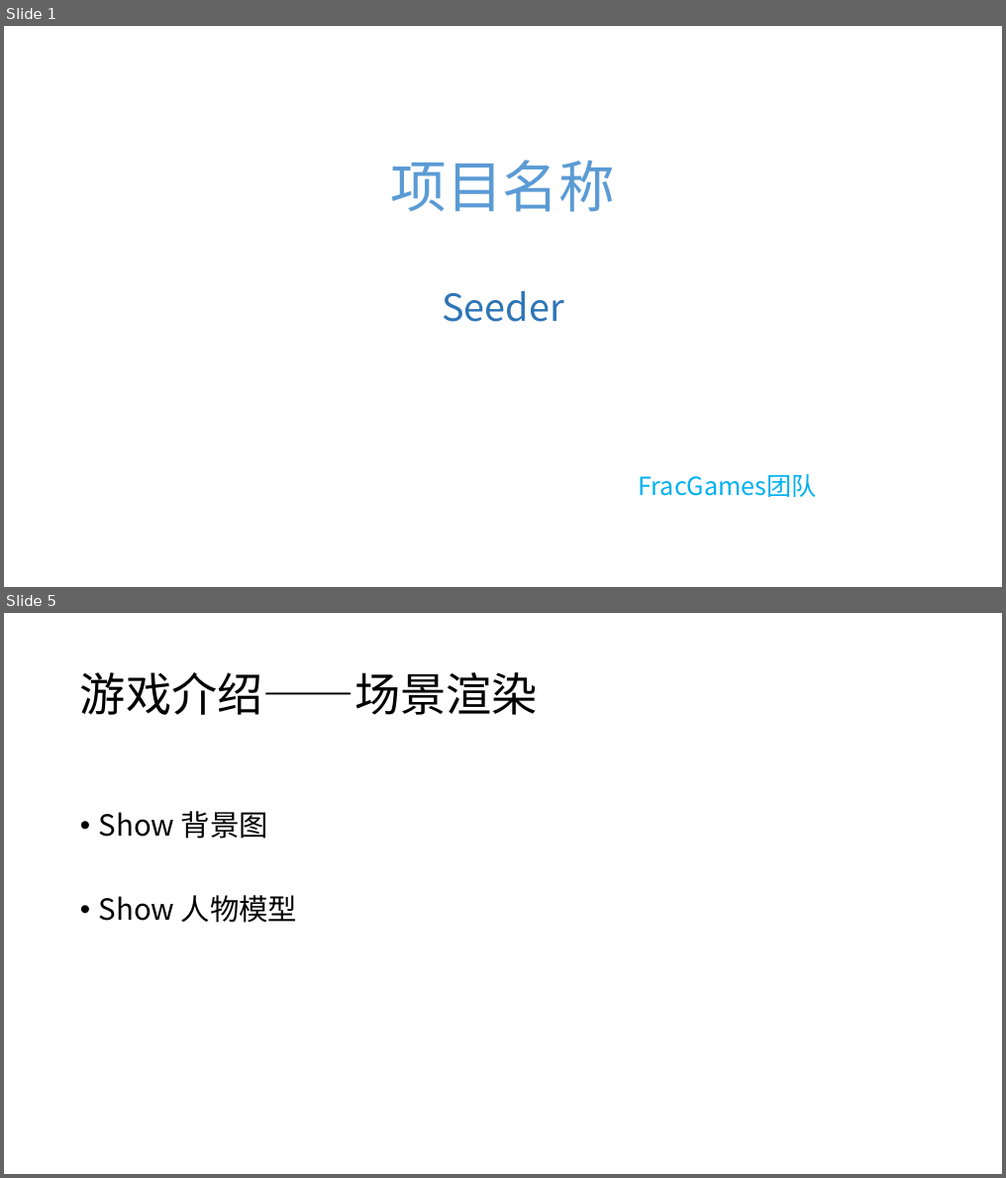
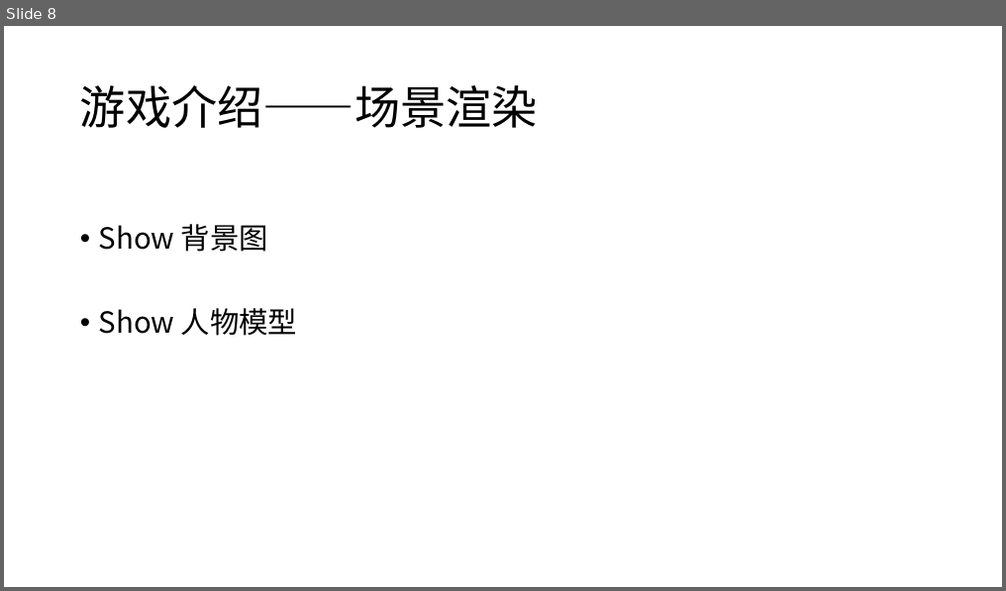
Before and after one commit to fracgames/fracgames.github.io, a slide deck: Presentation/Presentation.pptx. Shown one above the other, each under a label of ours: slides 1 and 5 before the commit, slide 8 after it; the slides between them are not shown. The pictures are 1006x1178 and 1006x591 pixels, drawn with LibreOffice and Linux fonts; fonts in the diff are those of the drawing. Boxes give left, top, right and bottom in pixels: in the first picture for what was removed or moved away, otherwise in the second. Text is boxed around its words. In the diff, an @@ line names an element or a change of style, - is before the commit and + after.

```diff
--- a/Presentation/Presentation.pptx
+++ b/Presentation/Presentation.pptx
@@ slide 1 removed at bbox=[4, 26, 1002, 587], background #FFFFFF @@
@@ text removed at bbox=[391, 160, 616, 212] @@
-项目名称
@@ subtitle removed at bbox=[442, 291, 818, 497] @@
-Seeder
-FracGames团队
@@ what was slide 5 is now slide 8 @@
```
Also in this commit, not shown: 4 slides changed, 5 slides added.
